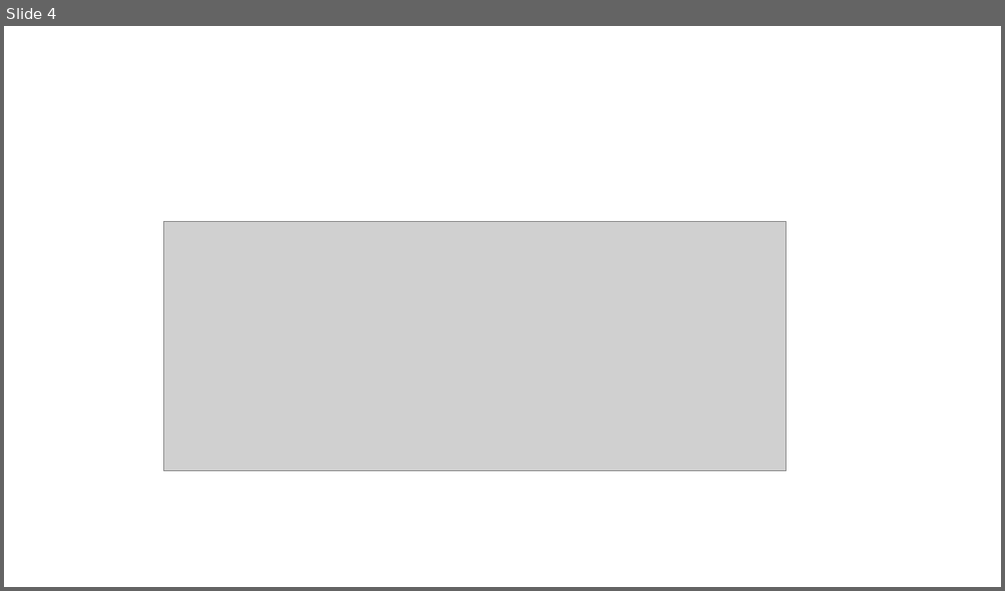
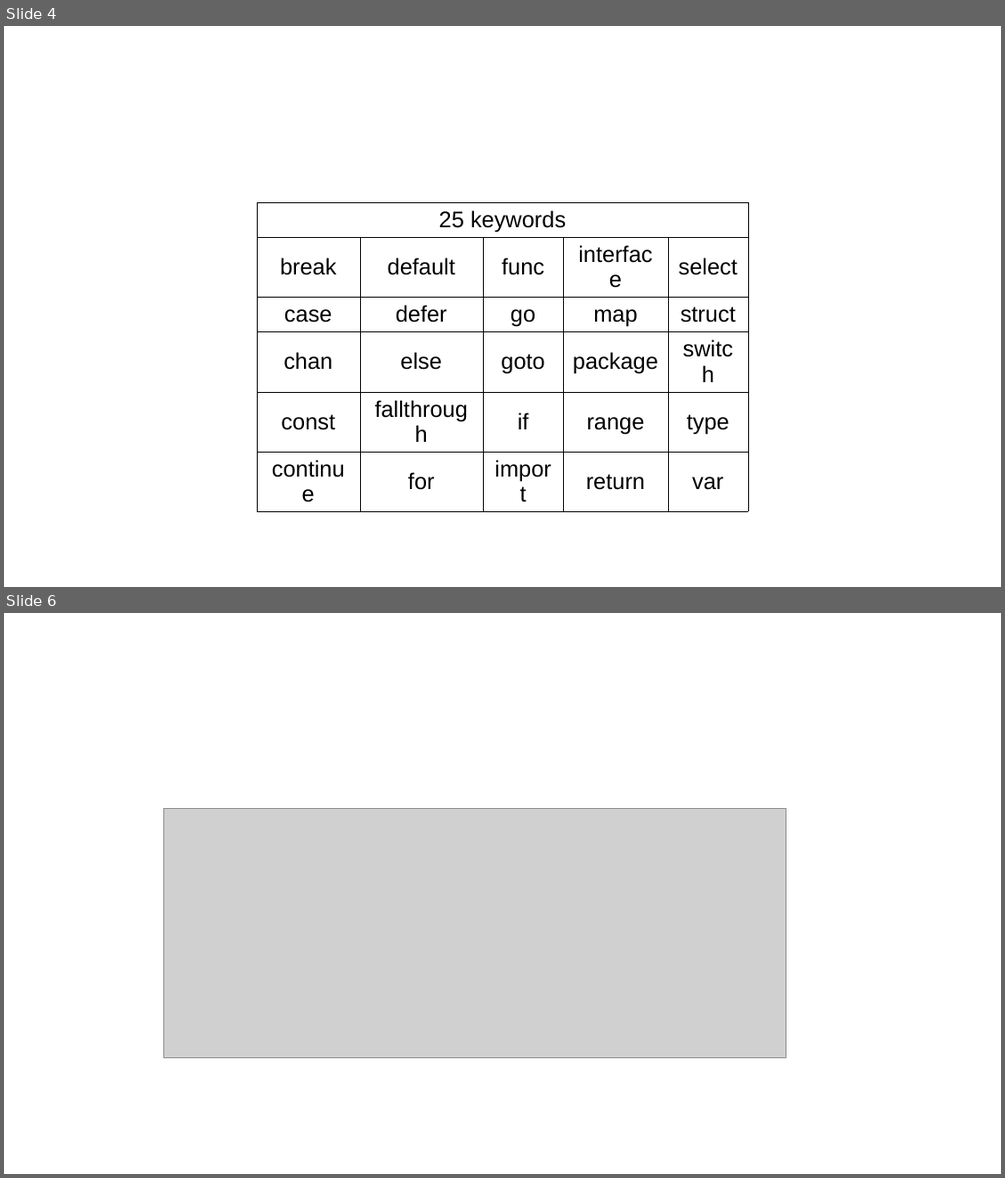
Before and after one commit to oneleo/golang-cht, a slide deck: images/images.odp. Shown one above the other, each under a label of ours: slide 4 before the commit, slides 4 and 6 after it; the slides between them are not shown. The pictures are 1005x591 and 1005x1178 pixels, drawn with LibreOffice and Linux fonts; fonts in the diff are those of the drawing; grey boxes stand for pictures. Boxes give left, top, right and bottom in pixels: in the first picture for what was removed or moved away, otherwise in the second. Text is boxed around its words. In the diff, an @@ line names an element or a change of style, - is before the commit and + after.

```diff
--- a/images/images.odp
+++ b/images/images.odp
@@ slide 4 added at [4,26,1001,587], background #FFFFFF @@
@@ table added at [257,202,747,493], 6 rows, 5 columns @@
+25 keywords |  |  |  | 
+break | default | func | interface | select
+case | defer | go | map | struct
+chan | else | goto | package | switch
+const | fallthrough | if | range | type
+continue | for | import | return | var
@@ what was slide 4 is now slide 6 @@
```
Also in this commit, not shown: 1 other slide added.
